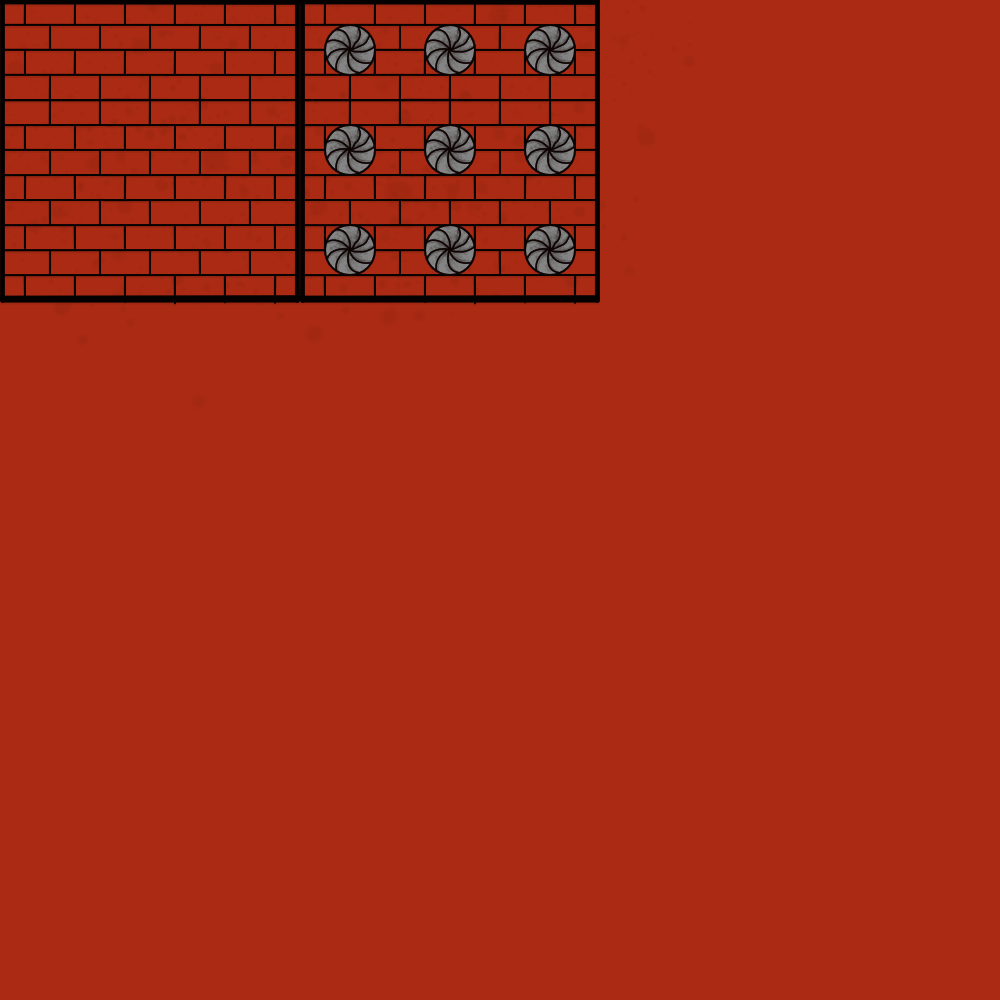
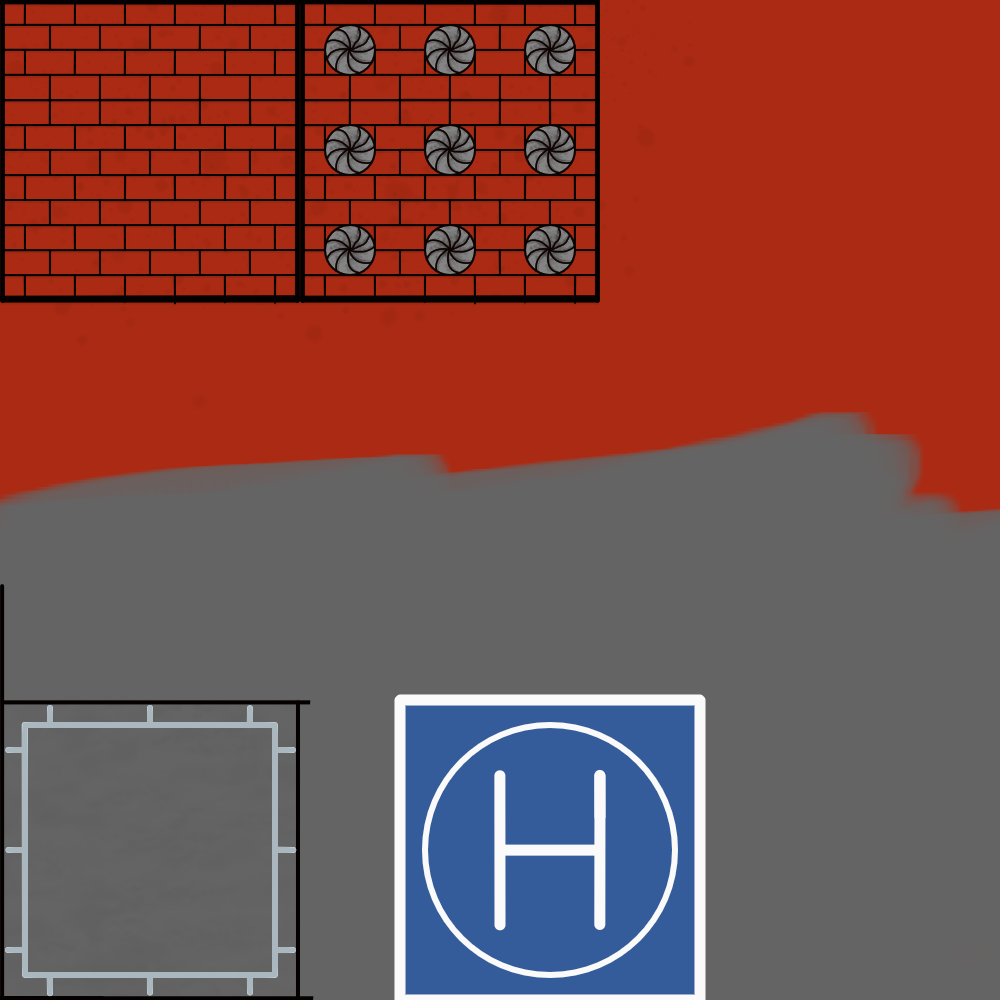
Before/after of a 1000x1000 layered artwork. What changed in the layer stack:
added group "Commico" with 6 layers above "Tuile" over [0, 412, 1000, 1000]
added layer "Heliport" in group "Commico" over [384, 640, 768, 1000]
added layer "FontHeliport" in group "Commico" over [384, 640, 704, 1000]
added layer "Calque de dessin 6" in group "Commico" over [0, 640, 320, 1000]
added layer "Calque de dessin 4" in group "Commico" over [0, 512, 1000, 1000]
added layer "Calque de dessin 5" (4%) in group "Commico" over [0, 640, 320, 1000]
added layer "Font" in group "Commico" over [0, 412, 1000, 1000]
added group "Tuile" with 36 layers above "Arrière-plan" over [0, 412, 1000, 1000]
removed layer "Traces" (was 6%) over [0, 412, 832, 512]
removed layer "Calque de dessin 1" over [0, 412, 1000, 1000]
added layer "Copier de Traces" (2nd of 2, in "Tuile") (6%) in group "Tuile" over [0, 412, 832, 512]
added layer "Copier de Calque de dessin 1" in group "Tuile" over [0, 412, 1000, 1000]
